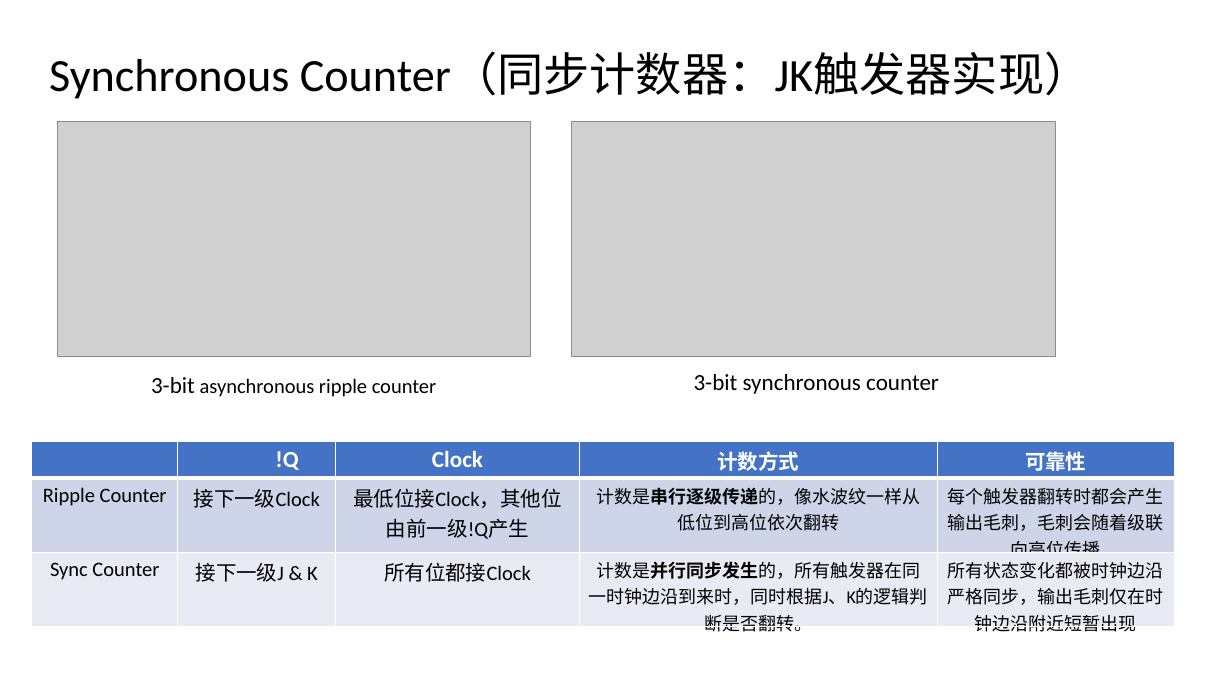
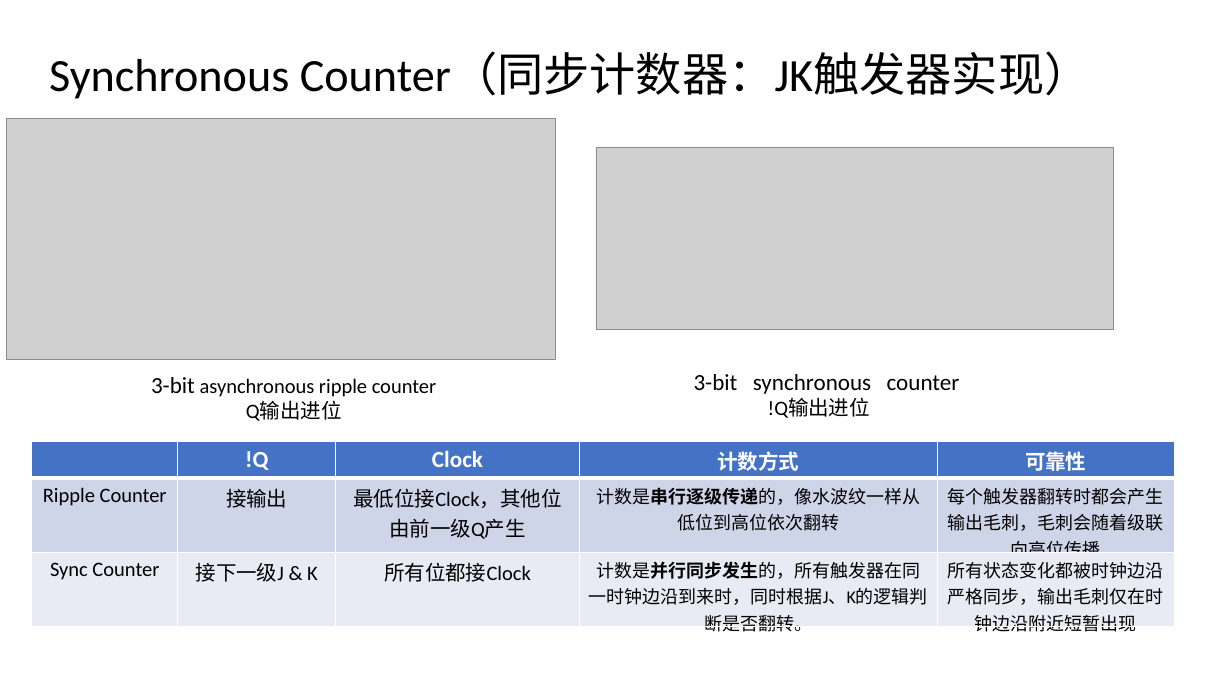
Before and after one commit to vcboy1/Leeds, a slide deck: slide 25 of 26fall/1860/Lecture/Week1.8/Lec 1.8.1 Designing Sequential logic circuits.pptx (slide 23 before the commit). Drawn at 1232x693 pixels with LibreOffice and Linux fonts; fonts in the diff are those of the drawing; grey boxes stand for pictures. Boxes give left, top, right and bottom in pixels: in the first picture for what was removed or moved away, otherwise in the second. Text is boxed around its words. In the diff, an @@ line names an element or a change of style, - is before the commit and + after.

```diff
--- a/26fall/1860/Lecture/Week1.8/Lec 1.8.1 Designing Sequential logic circuits.pptx
+++ b/26fall/1860/Lecture/Week1.8/Lec 1.8.1 Designing Sequential logic circuits.pptx
@@ picture: place and size @@
-picture at [57,121,530,356]
+picture at [6,118,555,360]
@@ picture: place and size @@
-picture at [571,121,1055,356]
+picture at [596,148,1114,330]
@@ text at [694,374,960,418]: text changed @@
-3-bit synchronous counter
+3-bit synchronous counter
+!Q输出进位
@@ text at [246,401,342,421]: paragraph added @@
+Q输出进位
@@ table at [32,441,1176,636] @@
-row 2, column 2: 接下一级Clock
+row 2, column 2: 接输出
-row 2, column 3: 最低位接Clock，其他位由前一级!Q产生
+row 2, column 3: 最低位接Clock，其他位由前一级Q产生
@@ alignment left to centre @@
```
Also in this commit, not shown: 3 other slides changed, 10 slides added, 7 slides removed, 32 other files.
